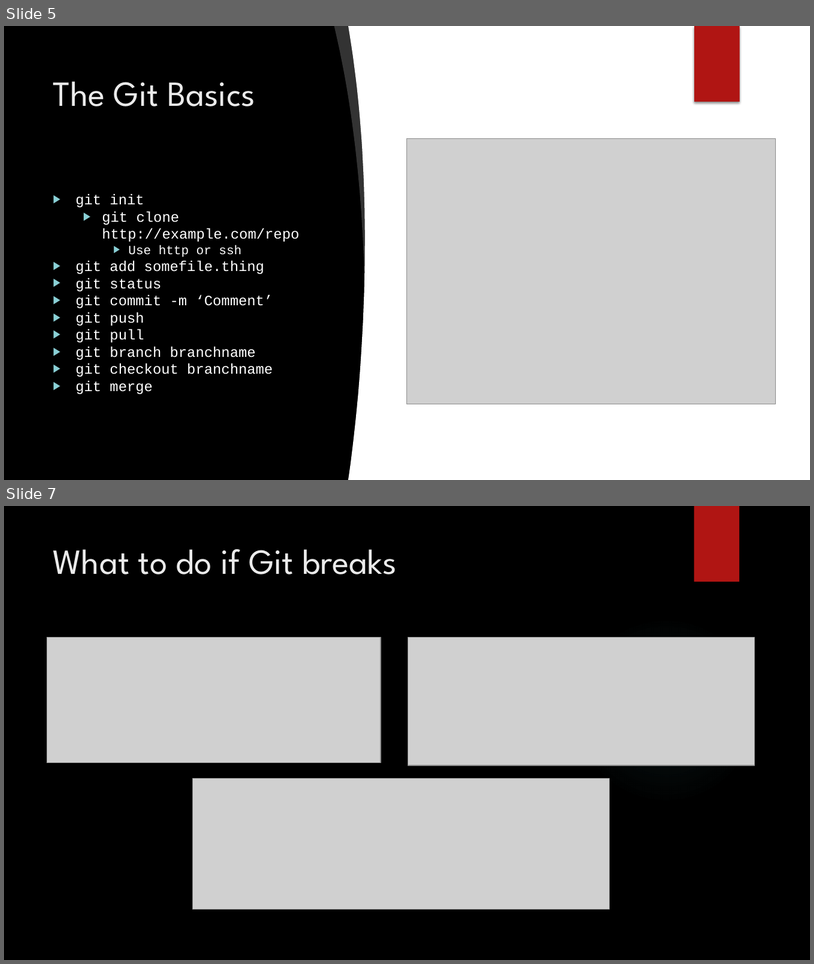
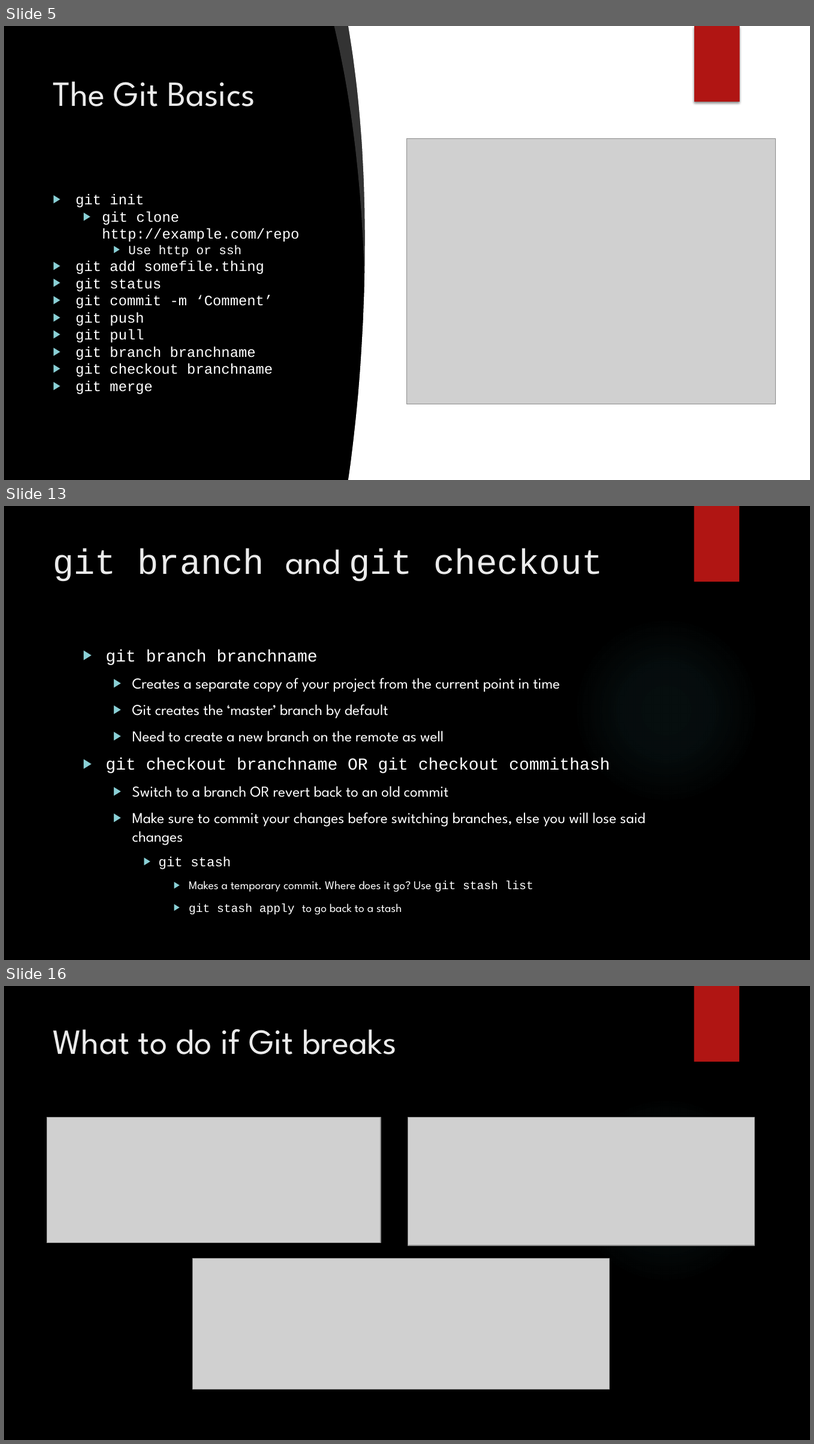
Before and after one commit to dvdmuckle/git101, a slide deck: Git 101.pptx. Shown one above the other, each under a label of ours: slides 5 and 7 before the commit, slides 5, 13 and 16 after it; the slides between them are not shown. The pictures are 814x964 and 814x1444 pixels, drawn with LibreOffice and Linux fonts; fonts in the diff are those of the drawing; grey boxes stand for pictures; background and template pictures are left out. Boxes give left, top, right and bottom in pixels: in the first picture for what was removed or moved away, otherwise in the second. Text is boxed around its words. In the diff, an @@ line names an element or a change of style, - is before the commit and + after.

```diff
--- a/Git 101.pptx
+++ b/Git 101.pptx
@@ slide 13 added at (4,506,810,960), background picture (left out); not listed: 2 template elements that a slide beside it also shows @@
@@ title added at (53,549,603,581), 42 pt, text #EBEBEB @@
+git branch and git checkout
@@ text added at (106,649,645,915), 18 pt, text #FFFFFF @@
+▶ git branch branchname
+  ▶ Creates a separate copy of your project from the current point in time
+  ▶ Git creates the ‘master’ branch by default
+  ▶ Need to create a new branch on the remote as well
+▶ git checkout branchname OR git checkout commithash
+  ▶ Switch to a branch OR revert back to an old commit
+  ▶ Make sure to commit your changes before switching branches, else you will lose said changes
+    ▶ git stash
+      ▶ Makes a temporary commit. Where does it go? Use git stash list
+      ▶ git stash apply to go back to a stash
@@ what was slide 7 is now slide 16 @@
```
Also in this commit, not shown: 2 slides changed, 9 other slides added, 1 other file.
